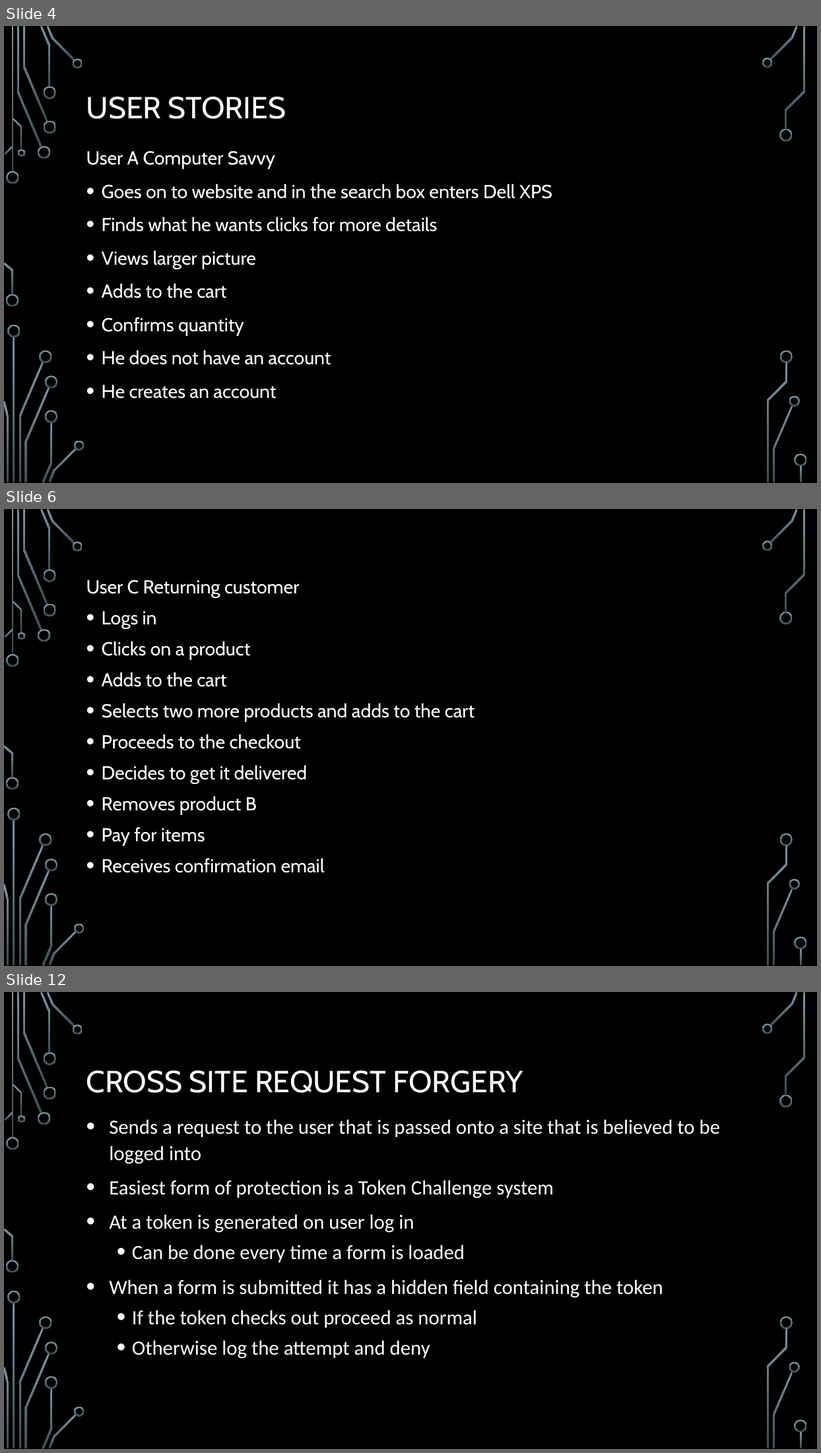
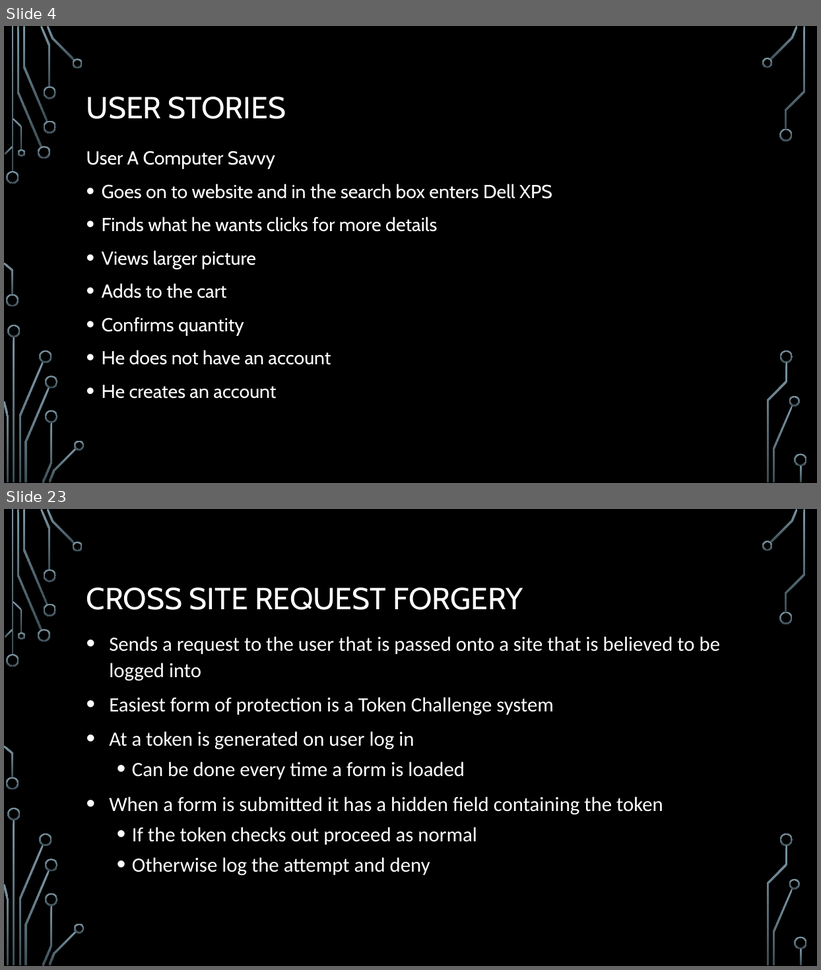
Before and after one commit to KBarros2014/TEAMB, a slide deck: site/Presentation doc/Php assignment.pptx. Shown one above the other, each under a label of ours: slides 4, 6 and 12 before the commit, slides 4 and 23 after it; the slides between them are not shown. The pictures are 821x1453 and 821x970 pixels, drawn with LibreOffice and Linux fonts; fonts in the diff are those of the drawing; background and template pictures are left out. Boxes give left, top, right and bottom in pixels: in the first picture for what was removed or moved away, otherwise in the second. Text is boxed around its words. In the diff, an @@ line names an element or a change of style, - is before the commit and + after.

```diff
--- a/site/Presentation doc/Php assignment.pptx
+++ b/site/Presentation doc/Php assignment.pptx
@@ slide 6 removed at [4,509,817,966], background picture (left out); not listed: 36 template elements that a slide beside it also shows @@
@@ text removed at [86,580,475,873] @@
-User C Returning customer
-• Logs in
-• Clicks on a product
-• Adds to the cart
-• Selects two more products and adds to the cart
-• Proceeds to the checkout
-• Decides to get it delivered
-• Removes product B
-• Pay for items
-• Receives confirmation email
@@ what was slide 12 is now slide 23 @@
```
Also in this commit, not shown: 4 slides changed, 14 slides added, 2 other slides removed, 1 other file.
